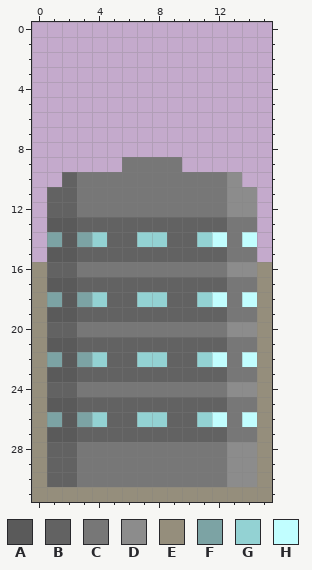
One commit to this pixel-art sprite: apocalypse/core/assets/starsystem/city/Building02.png. Above: the version before the commit.
The file is 16x32 pixels. Pixels under 10% opacity are left out. Colours within 5 levels of each other are drawn and written as one.
Palette (. is transparent): A #5a5a5a  B #626262  C #777777  D #8c8c8c  E #958e7c  F #7ca3a4  G #93d2d3  H #c1feff
The result:
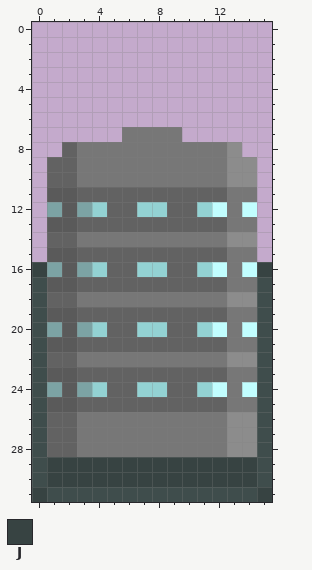
Colours new in this view: J #374342
From old to new:
@@ palette @@
-E #958e7c
+E #3f4d4c
@@ x 0..15 @@
  6 ................
- 7 ................
- 8 ................
- 9 ......CCCC......
-10 ..BCCCCCCCCCCD..
-11 .BBCCCCCCCCCCDD.
-12 .BBCCCCCCCCCCDD.
+ 7 ......CCCC......
+ 8 ..BCCCCCCCCCCD..
+ 9 .BBCCCCCCCCCCDD.
+10 .BBCCCCCCCCCCDD.
+11 .AABBBBBBBBBBCC.
+12 .FAFGBBGGBBGHCH.
 13 .AABBBBBBBBBBCC.
-14 .FAFGBBGGBBGHCH.
+14 .BBCCCCCCCCCCDD.
 15 .AABBBBBBBBBBCC.
-16 EBBCCCCCCCCCCDDE
+16 JFAFGBBGGBBGHCHJ
 17 EAABBBBBBBBBBCCE
-18 EFAFGBBGGBBGHCHE
+18 EBBCCCCCCCCCCDDE
 19 EAABBBBBBBBBBCCE
-20 EBBCCCCCCCCCCDDE
+20 EFAFGBBGGBBGHCHE
 21 EAABBBBBBBBBBCCE
-22 EFAFGBBGGBBGHCHE
+22 EBBCCCCCCCCCCDDE
 23 EAABBBBBBBBBBCCE
-24 EBBCCCCCCCCCCDDE
+24 EFAFGBBGGBBGHCHE
 25 EAABBBBBBBBBBCCE
-26 EFAFGBBGGBBGHCHE
-27 EAABBBBBBBBBBCCE
+26 EBBCCCCCCCCCCDDE
+27 EBBCCCCCCCCCCDDE
 28 EBBCCCCCCCCCCDDE
-29 EBBCCCCCCCCCCDDE
-30 EBBCCCCCCCCCCDDE
-31 EEEEEEEEEEEEEEEE
+29 EJJJJJJJJJJJJJJE
+30 EJJJJJJJJJJJJJJE
+31 JEEEEEEEEEEEEEEJ
Changed places in both pictures, as pixel boxes (x1, y1, x2, y2):
changed: (32, 127, 272, 502)
